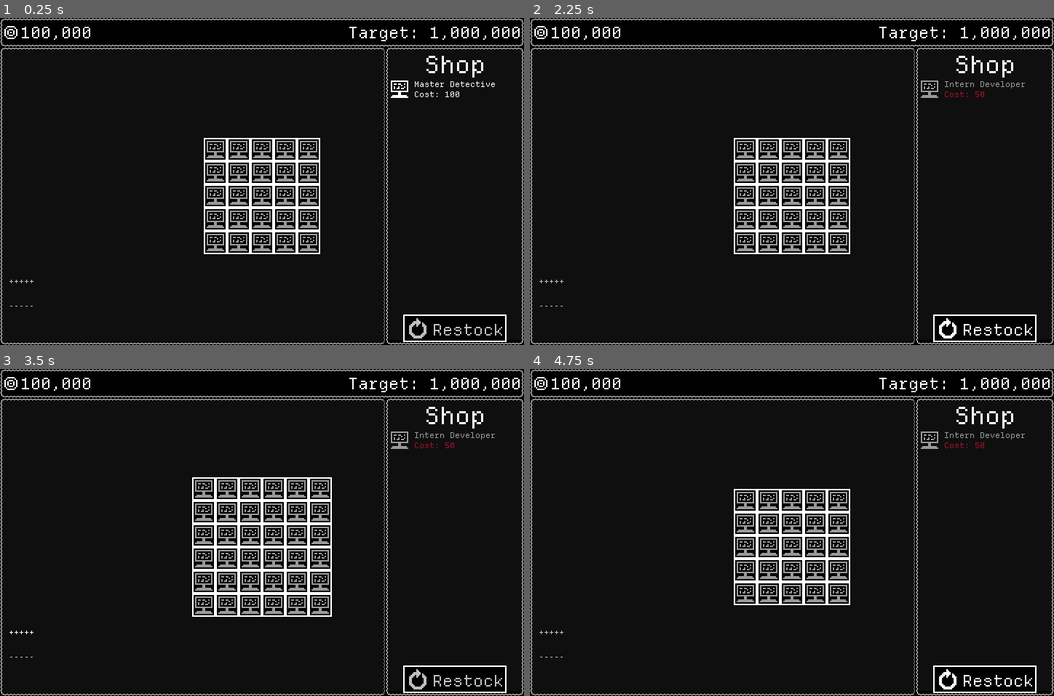
Above: before the commit, frames 1-4 (two rows, left to right).
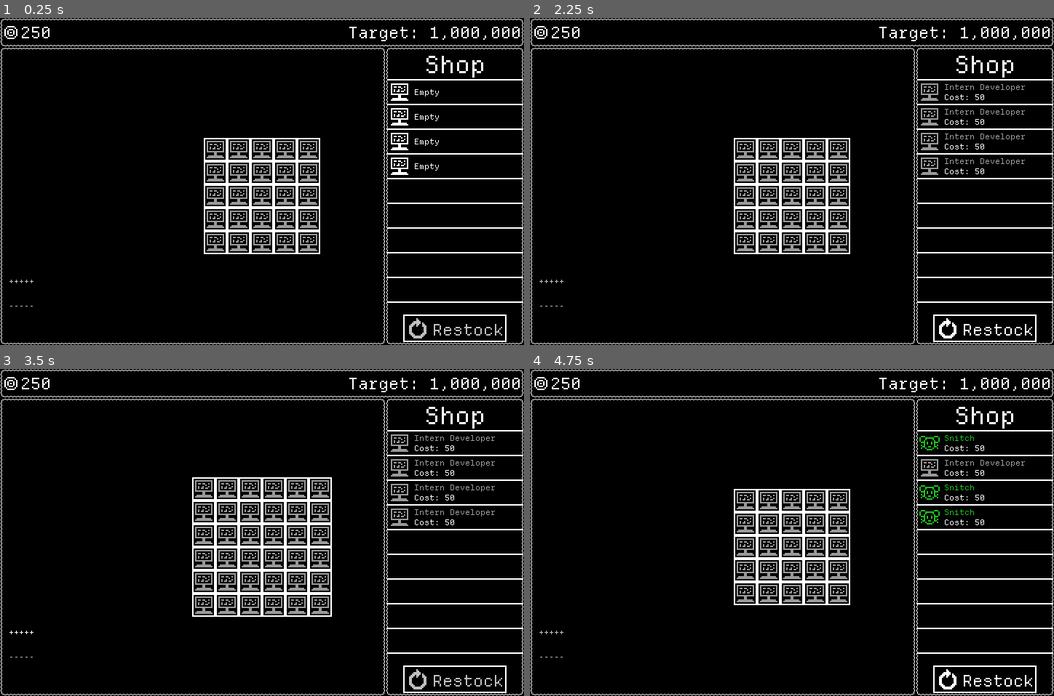
Above: after the commit, the same moments.

Repository: GemDust0/TooBigToFail
Game: Godot game, scene res://Scenes/CorporateSim.tscn
Same seed, same stepped clock (60 frames per second), same inputs: the game is played once before the commit and once after it. This scene is started directly instead of the project's main scene.
Inputs:
- Up to frame 1 (0.25 s): no input
- Up to frame 2 (2.25 s): click "+++++" at 0.5 s; click "-----" at 1.25 s; click "Restock" at 2 s
- Up to frame 3 (3.5 s): click "+++++" at 2.75 s
- Up to frame 4 (4.75 s): click "-----" at 3.5 s; click "Restock" at 4.25 s

The runs differ from the first frame. In frame 1, 2.0% of the frame differs, in the area x 4-100%, y 2-100%; in frame 2, 2.2%; in frame 3, 2.2%; in frame 4, 2.1%.

Commit message:
Purchasing

Diff:
--- a/Assets/DefaultTheme.tres
+++ b/Assets/DefaultTheme.tres
@@ -5,6 +5,8 @@
 [sub_resource type="StyleBoxEmpty" id="StyleBoxEmpty_emot1"]
 
 [sub_resource type="StyleBoxEmpty" id="StyleBoxEmpty_7whhf"]
+
+[sub_resource type="StyleBoxEmpty" id="StyleBoxEmpty_ltok0"]
 
 [resource]
 default_font_size = 11
@@ -19,3 +21,4 @@
 Button/styles/hover = SubResource("StyleBoxEmpty_i5sur")
 Button/styles/normal = SubResource("StyleBoxEmpty_i5sur")
 Button/styles/pressed = SubResource("StyleBoxEmpty_7whhf")
+PanelContainer/styles/panel = SubResource("StyleBoxEmpty_ltok0")
--- a/Scenes/CorporateSim.tscn
+++ b/Scenes/CorporateSim.tscn
@@ -122,8 +122,9 @@
 offset_bottom = 416.0
 text = "-----"
 
-[node name="EmployeeShop" parent="." unique_id=1407566876 node_paths=PackedStringArray("sim") instance=ExtResource("6_cj7sp")]
+[node name="EmployeeShop" parent="." unique_id=1407566876 node_paths=PackedStringArray("sim", "grid") instance=ExtResource("6_cj7sp")]
 sim = NodePath("..")
+grid = NodePath("../PanelContainer/EmployeeGrid")
 employees = Array[PackedScene]([ExtResource("8_4ekef"), ExtResource("9_ux72k")])
 
 [connection signal="money_produced" from="PanelContainer/EmployeeGrid" to="." method="add_money"]
--- a/Scenes/EmployeeShop.tscn
+++ b/Scenes/EmployeeShop.tscn
@@ -5,6 +5,7 @@
 [ext_resource type="Script" uid="uid://cyuejbauho77b" path="res://Scripts/EmployeeShop.gd" id="2_byi62"]
 [ext_resource type="Texture2D" uid="uid://ojht4dspp0dc" path="res://Assets/RestockIcon.png" id="3_byi62"]
 [ext_resource type="Script" uid="uid://dic4ysfr33gdo" path="res://Scripts/RestockButton.gd" id="4_ya453"]
+[ext_resource type="Texture2D" uid="uid://bvsmpjc78ayv3" path="res://Assets/ShopSlotBG.png" id="6_byi62"]
 
 [node name="EmployeeShop" type="TileMapLayer" unique_id=1407566876]
 tile_map_data = PackedByteArray("AACPAFkAAAACAAIAAACPAFgAAAACAAEAAACPAFcAAAACAAEAAACPAFYAAAACAAEAAACPAFUAAAACAAEAAACPAF …(49776 unchanged characters)…
@@ -16,6 +17,7 @@
 offset_top = 43.0
 offset_right = 717.0
 offset_bottom = 443.0
+mouse_filter = 2
 
 [node name="ShopTitle" type="Label" parent="PanelContainer" unique_id=1263564267]
 layout_mode = 2
@@ -28,6 +30,7 @@
 layout_mode = 2
 size_flags_horizontal = 4
 size_flags_vertical = 8
+mouse_filter = 2
 
 [node name="Background" type="Sprite2D" parent="PanelContainer/HBoxContainer" unique_id=1737911458]
 position = Vector2(67.00001, 16.000006)
@@ -45,11 +48,54 @@
 text = "Restock"
 script = ExtResource("4_ya453")
 
+[node name="SlotsBg" type="VBoxContainer" parent="." unique_id=41450008]
+offset_left = 532.0
+offset_top = 84.0
+offset_right = 719.0
+offset_bottom = 392.0
+mouse_filter = 2
+theme_override_constants/separation = 32
+
+[node name="TextureRect" type="TextureRect" parent="SlotsBg" unique_id=204998265]
+layout_mode = 2
+mouse_filter = 2
+texture = ExtResource("6_byi62")
+
+[node name="TextureRect2" type="TextureRect" parent="SlotsBg" unique_id=1409094736]
+layout_mode = 2
+mouse_filter = 2
+texture = ExtResource("6_byi62")
+
+[node name="TextureRect3" type="TextureRect" parent="SlotsBg" unique_id=640612922]
+layout_mode = 2
+mouse_filter = 2
+texture = ExtResource("6_byi62")
+
+[node name="TextureRect4" type="TextureRect" parent="SlotsBg" unique_id=1955298349]
+layout_mode = 2
+mouse_filter = 2
+texture = ExtResource("6_byi62")
+
+[node name="TextureRect5" type="TextureRect" parent="SlotsBg" unique_id=1643008271]
+layout_mode = 2
+mouse_filter = 2
+texture = ExtResource("6_byi62")
+
 [node name="Slots" type="VBoxContainer" parent="." unique_id=1416846719]
 offset_left = 533.0
-offset_top = 82.0
+offset_top = 86.0
 offset_right = 717.0
 offset_bottom = 408.0
+mouse_filter = 2
+theme_override_constants/separation = 34
+
+[node name="SlotHighlight" type="ColorRect" parent="." unique_id=1308099986]
+offset_left = 532.0
+offset_top = 86.0
+offset_right = 718.0
+offset_bottom = 118.0
+mouse_filter = 2
+color = Color(1, 1, 1, 0.49803922)
 
 [connection signal="button_down" from="PanelContainer/HBoxContainer/RestockButton" to="PanelContainer/HBoxContainer/RestockButton" method="_on_button_down"]
 [connection signal="button_up" from="PanelContainer/HBoxContainer/RestockButton" to="PanelContainer/HBoxContainer/RestockButton" method="_on_button_up"]
--- a/Scenes/Employees/InternDeveloper.tscn
+++ b/Scenes/Employees/InternDeveloper.tscn
@@ -4,5 +4,4 @@
 
 [node name="InternDeveloper" unique_id=1534399525 instance=ExtResource("1_686db")]
 id = "Intern Developer"
-description = "[color=#999999ff]Intern Developer
-[font_size=8]Common 0[/font_size][/color]\\nProduces 50 coins every 5 seconds."
+description = "{rc}{id}\\n{t}[/color]\\nProduces 50 coins every 5 seconds."
--- a/Scripts/CorporateSim.gd
+++ b/Scripts/CorporateSim.gd
@@ -14,6 +14,7 @@
 @onready var moneyLabel: Label = $HUD/MoneyCount
 
 func _ready() -> void:
+	money = 250
 	employeeGrid.create_grid(5)
 
 func _on_button_pressed() -> void:
--- a/Scripts/DescriptionLabel.gd
+++ b/Scripts/DescriptionLabel.gd
@@ -1,15 +1,28 @@
 class_name DescriptionLabel extends RichTextLabel
 
 @export var max_size: int = 256
+var should_show: bool = false
+var show_locked: bool = false:
+	set(value):
+		if show_locked == true:
+			visible = should_show
+		show_locked = value
 
-func show_description(new_text: String) -> void:
+func show_description(new_text: String, bypass: bool=false) -> void:
 	text = new_text
 	@warning_ignore("int_as_enum_without_cast")
 	size.x = max_size
 	size.x = get_content_width() + 7
-	show()
+	size.y = 1
+	should_show = true
+	if !show_locked || bypass:
+		show()
+
+func hide_description(bypass: bool=false) -> void:
+	should_show = false
+	if !show_locked || bypass:
+		hide()
 
 func _process(_delta: float) -> void:
-	if visible:
-		global_position = get_global_mouse_position() + Vector2(2, 4)
-		global_position = global_position.clamp(Vector2(4, 2), get_viewport_rect().size - size - Vector2(4, 2))
+	global_position = get_global_mouse_position() + Vector2(2, 4)
+	global_position = global_position.clamp(Vector2(4, 2), get_viewport_rect().size - size - Vector2(4, 2))
--- a/Scripts/Employee.gd
+++ b/Scripts/Employee.gd
@@ -12,10 +12,11 @@
 @export var id: String
 @export var description: String = "":
 	get:
+		if Engine.is_editor_hint():
+			return description
 		return description.replace("{rc}", "[color=#%s]" % get_rarity_color().to_html()).replace("{id}", id).replace("{t}", "[font_size=8]%s %s[/font_size]" % [rarity, type]).replace("\\n", "\n")
 @export var synergies: Array[Synergy]
 
-var held: bool = false
 var grid_pos: Vector2i
 var production_text_scene: PackedScene = preload("res://Scenes/ProductionText.tscn")
 
@@ -33,14 +34,12 @@
 	if Engine.is_editor_hint():
 		texture = get_icon()
 
-func _input(event: InputEvent) -> void:
-	if held && (event is InputEventMouseMotion):
-		position += event.relative
-
 func get_icon() -> Texture:
 	match type:
 		"Developer":
 			return load("res://Assets/DeveloperIcon.png")
+		"Pest":
+			return load("res://Assets/PestIcon.png")
 		_:
 			return null
 
--- a/Scripts/EmployeeGrid.gd
+++ b/Scripts/EmployeeGrid.gd
@@ -5,7 +5,12 @@
 @export var employeeContainerScene: PackedScene
 var grid: Dictionary[Vector2i, EmployeeContainer]
 var held: Employee = null
-var highlighted_container: Vector2i = Vector2(-1, -1)
+var highlighted_container: Vector2i = Vector2i(-1, -1)
+var highlight_filled: bool = true:
+	set(value):
+		if highlighted_container != Vector2i(-1, -1) && (grid[highlighted_container].employee != null) == value:
+			grid[highlighted_container].highlight.visible = !grid[highlighted_container].visible
+		highlight_filled = value
 
 @onready var description: DescriptionLabel = %DescriptionLabel
 
@@ -61,7 +66,7 @@
 		return Vector2i(-1, -1)
 	return Vector2i(cursor_grid_pos.y, cursor_grid_pos.x)
 
-func _unhandled_input(event: InputEvent) -> void:
+func _input(event: InputEvent) -> void:
 	if event is InputEventMouseButton:
 		if event.is_action_pressed("left_click"):
 			var cursor_grid_pos: Vector2i = get_cursor_grid_pos()
@@ -69,7 +74,8 @@
 				held = grid[cursor_grid_pos].employee
 				held.global_position = get_global_mouse_position() - held.size/2
 				held.z_index += 1
-				description.hide()
+				description.hide_description()
+				description.show_locked = true
 		elif event.is_action_released("left_click") && held != null:
 			var cursor_grid_pos: Vector2i = get_cursor_grid_pos()
 			if cursor_grid_pos != Vector2i(-1, -1):
@@ -77,26 +83,25 @@
 			else:
 				held.position = Vector2.ZERO
 			held.z_index -= 1
-			description.show_description(held.description)
 			held = null
+			description.show_locked = false
 	if event is InputEventMouseMotion:
 		if held != null:
 			held.position += event.relative
 		var cursor_grid_pos: Vector2i = get_cursor_grid_pos()
-		if cursor_grid_pos != highlighted_container:
-			if highlighted_container != Vector2i(-1, -1):
-				if grid.get(highlighted_container) != null:
-					grid[highlighted_container].highlight.hide()
-			if cursor_grid_pos != Vector2i(-1, -1):
+		if highlighted_container != Vector2i(-1, -1):
+			if grid.get(highlighted_container) != null:
+				grid[highlighted_container].highlight.hide()
+		if cursor_grid_pos != Vector2i(-1, -1):
+			if highlight_filled || grid[cursor_grid_pos].employee == null:
 				grid[cursor_grid_pos].highlight.show()
-				if grid[cursor_grid_pos].employee != null && held == null:
-					description.show_description(grid[cursor_grid_pos].employee.description)
-				else:
-					description.hide()
+			if grid[cursor_grid_pos].employee != null && held == null:
+				description.show_description(grid[cursor_grid_pos].employee.description)
 			else:
-				description.hide()
-			highlighted_container = cursor_grid_pos
-
+				description.hide_description()
+		else:
+			description.hide_description()
+		highlighted_container = cursor_grid_pos
 
 func employee_production(employee: Employee) -> void:
 	var production_worth: int = employee.production_value
--- a/Scripts/EmployeeShop.gd
+++ b/Scripts/EmployeeShop.gd
@@ -1,11 +1,21 @@
 extends TileMapLayer
 
 @export var sim: CorporateSim
+@export var grid: EmployeeGrid
 @export var employees: Array[PackedScene]
 var slot_scene: PackedScene = preload("res://Scenes/ShopSlot.tscn")
 var slots: Array[ShopSlot] = []
+var slot_highlight_color: Color = Color(1.0, 1.0, 1.0, 0.498)
+var slot_expensive_color: Color = Color(0.65, 0.065, 0.163, 0.498)
+var held: ShopSlot = null
+
+@onready var slots_node: VBoxContainer = $Slots
+@onready var slot_highlight: ColorRect = $SlotHighlight
 
 func _ready() -> void:
+	add_slot()
+	add_slot()
+	add_slot()
 	add_slot()
 
 func add_slot() -> void:
@@ -20,3 +30,50 @@
 
 func get_random_employee() -> Employee:
 	return employees[randi()%employees.size()].instantiate()
+
+func _process(_delta: float) -> void:
+	var shop_cursor_pos: Vector2 = slots_node.get_local_mouse_position()
+	if shop_cursor_pos.x > 0 && shop_cursor_pos.x < slots_node.size.x:
+		var hovered_slot: int = int(shop_cursor_pos.y / slots_node.get_theme_constant("separation"))
+		if hovered_slot < slots.size():
+			slot_highlight.position.y = 86 + hovered_slot*34
+			if sim.money < slots[hovered_slot].cost:
+				slot_highlight.color = slot_expensive_color
+			else:
+				slot_highlight.color = slot_highlight_color
+			slot_highlight.show()
+		else:
+			slot_highlight.hide()
+	else:
+		slot_highlight.hide()
+
+func _input(event: InputEvent) -> void:
+	if event.is_action_pressed("left_click") && slot_highlight.visible:
+		var slot: ShopSlot = slots[(slot_highlight.position.y - 86) / 34]
+		if slot.employee != null && sim.money >= slot.cost:
+			held = slot
+			held.employeeIcon.global_position = get_global_mouse_position() - held.employeeIcon.size/2
+			held.employeeIcon.z_index += 1
+			grid.description.hide_description(true)
+			grid.description.show_locked = true
+			grid.highlight_filled = false
+	elif event.is_action_released("left_click") && held != null:
+		var cursor_grid_pos: Vector2i = grid.get_cursor_grid_pos()
+		if cursor_grid_pos != Vector2i(-1, -1):
+			sim.money -= held.cost
+			held.set_employee(null)
+			held.update_description(sim.money)
+		else:
+			held.employeeIcon.position = Vector2.ZERO
+		held.employeeIcon.z_index -= 1
+		held = null
+		grid.description.show_locked = false
+		grid.highlight_filled = true
+	elif event is InputEventMouseMotion:
+		if held != null:
+			held.employeeIcon.position += event.relative
+		elif slot_highlight.visible:
+			var slot: ShopSlot = slots[(slot_highlight.position.y - 86) / 34]
+			if slot.employee != null:
+				grid.description.show_description(slot.employee.description)
+				grid.description.show_locked = true
Binary file added: Assets/PestIcon.png
Not shown, added: Assets/PestIcon.png.import
Binary file added: Assets/ShopSlotBG.png
Not shown, added: Assets/ShopSlotBG.png.import
